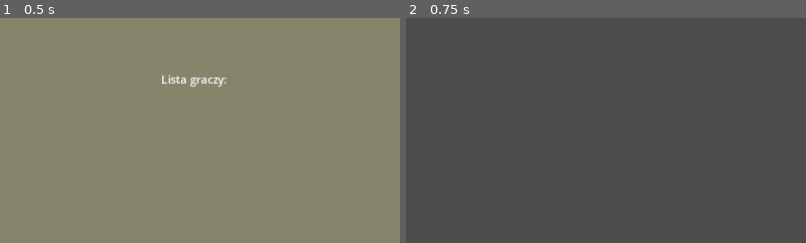
Above: before the commit, frames 1-2 (left to right).
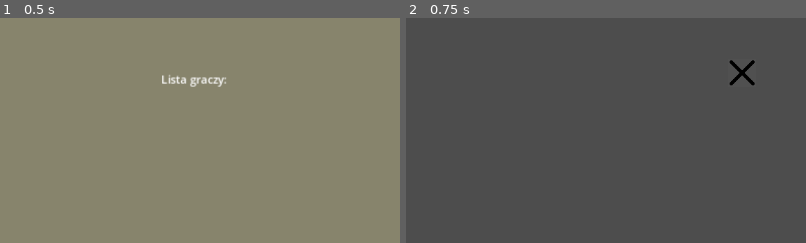
Above: after the commit, the same moments.

Repository: igorzasty2/wzimongus
Game: Godot game, scene res://scenes/ui/lobby_menu/lobby_menu.tscn
Same seed, same stepped clock (60 frames per second), same inputs: the game is played once before the commit and once after it. This scene is started directly instead of the project's main scene. The engine's default icon, where the game draws it, is replaced by a stand-in: a white triangle on a blue panel in a dark square.
Inputs:
- Up to frame 1 (0.5 s): no input
- Up to frame 2 (0.75 s): click "Rozpocznij grę" at 0.5 s
The pictures show only the part of the screen within x 50-100%, y 0-50%; the shares and areas given below are measured in that part.

Frame 1 is identical in both runs. In frame 2, 0.2% of the frame differs, in the area x 81-88%, y 18-30%.

Commit message:
Added close minigame button
- Added close minigame button
- Moved use button and close button assets to new folder in ui

Diff:
--- a/scenes/map/map.tscn
+++ b/scenes/map/map.tscn
@@ -6,10 +6,13 @@
 [ext_resource type="PackedScene" uid="uid://buspc3xb5jkoq" path="res://scenes/minigames/fill_formulas/fill_formulas.tscn" id="4_6s3my"]
 [ext_resource type="Texture2D" uid="uid://dj1dqmbh77gan" path="res://scenes/task_button/assets/wifi.png" id="4_wgy3w"]
 [ext_resource type="PackedScene" uid="uid://cqjrgcofdp21m" path="res://scenes/minigames/reactor_memory_answer/reactor_memory_answer.tscn" id="5_pwcjb"]
-[ext_resource type="Texture2D" uid="uid://dl74edcckhnd" path="res://scenes/player/assets/use_button/use1.png" id="6_ax5vx"]
 [ext_resource type="Texture2D" uid="uid://c8p4e7u58fy7n" path="res://icon.svg" id="6_slh3o"]
-[ext_resource type="Texture2D" uid="uid://cb3uggck81vll" path="res://scenes/player/assets/use_button/use3.png" id="7_vye6l"]
-[ext_resource type="Texture2D" uid="uid://donjo23ai4rn6" path="res://scenes/player/assets/use_button/use2.png" id="8_byjce"]
+[ext_resource type="Texture2D" uid="uid://dl74edcckhnd" path="res://scenes/ui/button_assets/use_button/use1.png" id="8_6xiik"]
+[ext_resource type="Texture2D" uid="uid://cb3uggck81vll" path="res://scenes/ui/button_assets/use_button/use3.png" id="9_fe7jm"]
+[ext_resource type="Texture2D" uid="uid://donjo23ai4rn6" path="res://scenes/ui/button_assets/use_button/use2.png" id="10_lwx2h"]
+[ext_resource type="Texture2D" uid="uid://duof0ela0iipq" path="res://scenes/ui/button_assets/close_button/close_button1.png" id="11_28kv6"]
+[ext_resource type="Texture2D" uid="uid://pmrgxruihggd" path="res://scenes/ui/button_assets/close_button/close_button3.png" id="12_k2ue0"]
+[ext_resource type="Texture2D" uid="uid://byv08l1nglh18" path="res://scenes/ui/button_assets/close_button/close_button2.png" id="13_e3x6e"]
 
 [node name="Map" type="Node2D"]
 y_sort_enabled = true
@@ -47,9 +50,18 @@
 offset_bottom = 161.0
 focus_mode = 0
 disabled = true
-texture_normal = ExtResource("6_ax5vx")
-texture_pressed = ExtResource("7_vye6l")
-texture_hover = ExtResource("8_byjce")
+texture_normal = ExtResource("8_6xiik")
+texture_pressed = ExtResource("9_fe7jm")
+texture_hover = ExtResource("10_lwx2h")
+
+[node name="TopPanel" type="ColorRect" parent="Camera2D"]
+visible = false
+offset_left = -498.0
+offset_top = -267.0
+offset_right = 523.0
+offset_bottom = -227.0
+mouse_filter = 2
+color = Color(0.34, 0.34, 0.34, 0.67451)
 
 [node name="MinigameContainer" type="SubViewportContainer" parent="Camera2D"]
 visible = false
@@ -70,7 +82,6 @@
 size_flags_stretch_ratio = 0.0
 focus_mode = 2
 mouse_filter = 0
-stretch = true
 
 [node name="MinigameViewport" type="SubViewport" parent="Camera2D/MinigameContainer"]
 transparent_bg = true
@@ -79,4 +90,21 @@
 size = Vector2i(1021, 543)
 render_target_update_mode = 0
 
+[node name="CloseButton" type="TextureButton" parent="Camera2D"]
+z_index = 16
+anchors_preset = -1
+anchor_left = 0.959
+anchor_right = 1.0
+anchor_bottom = 1.0
+offset_left = 464.0
+offset_top = -265.0
+offset_right = 504.0
+offset_bottom = -225.0
+grow_horizontal = 2
+grow_vertical = 2
+focus_mode = 0
+texture_normal = ExtResource("11_28kv6")
+texture_pressed = ExtResource("12_k2ue0")
+texture_hover = ExtResource("13_e3x6e")
+
 [connection signal="pressed" from="Camera2D/UseButton" to="." method="_on_use_button_pressed"]
--- a/scenes/player/player.gd
+++ b/scenes/player/player.gd
@@ -13,6 +13,7 @@
 
 @onready var minigame_container = get_parent().get_parent().get_node("Camera2D").get_node("MinigameContainer")
 @onready var use_button:TextureButton = get_parent().get_parent().get_node("Camera2D").get_node("UseButton")
+@onready var close_button:TextureButton = get_parent().get_parent().get_node("Camera2D").get_node("CloseButton")
 @onready var input = $InputSynchronizer
 @onready var animation_tree = $Skins/AltAnimationTree
 @onready var camera = get_parent().get_parent().get_node("Camera2D")
@@ -32,6 +33,7 @@
 	animation_tree.active = true
 	last_direction_x = 1
 	use_button.pressed.connect(_on_use_button_pressed)
+	close_button.pressed.connect(close_minigame)
 
 
 func _process(_delta):
@@ -115,9 +117,18 @@
 	use_button.disabled = true
 	MultiplayerManager.set_input_state(false)
 	minigame_instance.minigame_end.connect(end_minigame)
+	close_button.visible = true
 
 func end_minigame():
 	minigame_instance.queue_free()
 	minigame_container.visible = false
 	MultiplayerManager.set_input_state(true)
+	close_button.visible = false
 	TaskManager.mark_task_as_complete_player()
+
+func close_minigame():
+	minigame_instance.queue_free()
+	minigame_container.visible = false
+	MultiplayerManager.set_input_state(true)
+	close_button.visible = false
+	show_use_button(id, minigame)
Not shown: 1 places in scenes/map/map.tscn that only renumber resources
Binary file added: scenes/ui/button_assets/close_button/close_button1.png
Not shown, changed: scenes/ui/button_assets/close_button/close_button1.png.import
Binary file added: scenes/ui/button_assets/close_button/close_button2.png
Not shown, changed: scenes/ui/button_assets/close_button/close_button2.png.import
Binary file added: scenes/ui/button_assets/close_button/close_button3.png
Not shown, added: scenes/ui/button_assets/close_button/close_button3.png.import
Renamed: scenes/player/assets/use_button/use1.png -> scenes/ui/button_assets/use_button/use1.png
Not shown, added: scenes/ui/button_assets/use_button/use1.png.import
Renamed: scenes/player/assets/use_button/use2.png -> scenes/ui/button_assets/use_button/use2.png
Not shown, added: scenes/ui/button_assets/use_button/use2.png.import
Renamed: scenes/player/assets/use_button/use3.png -> scenes/ui/button_assets/use_button/use3.png
(and 1 more such lines)
